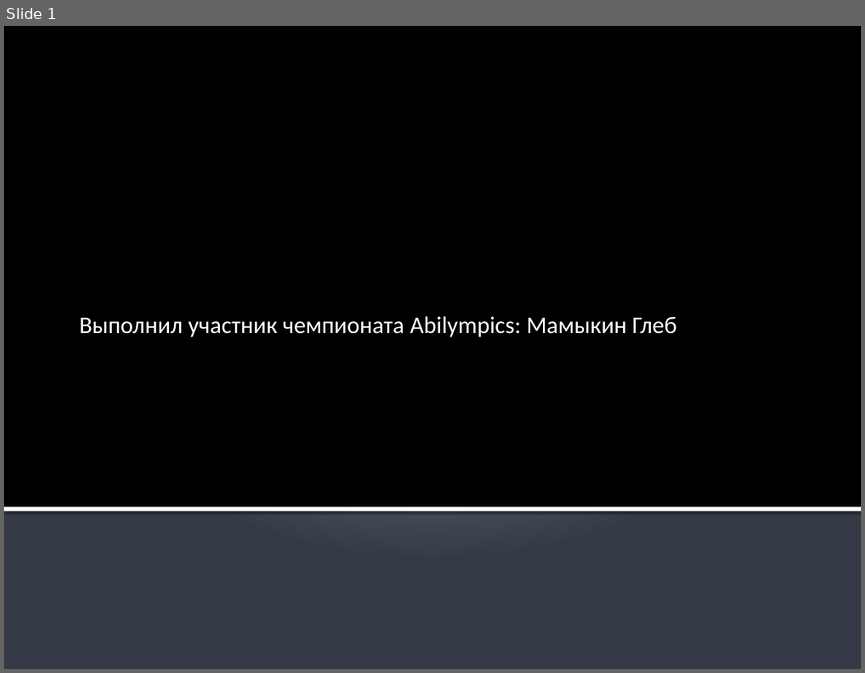
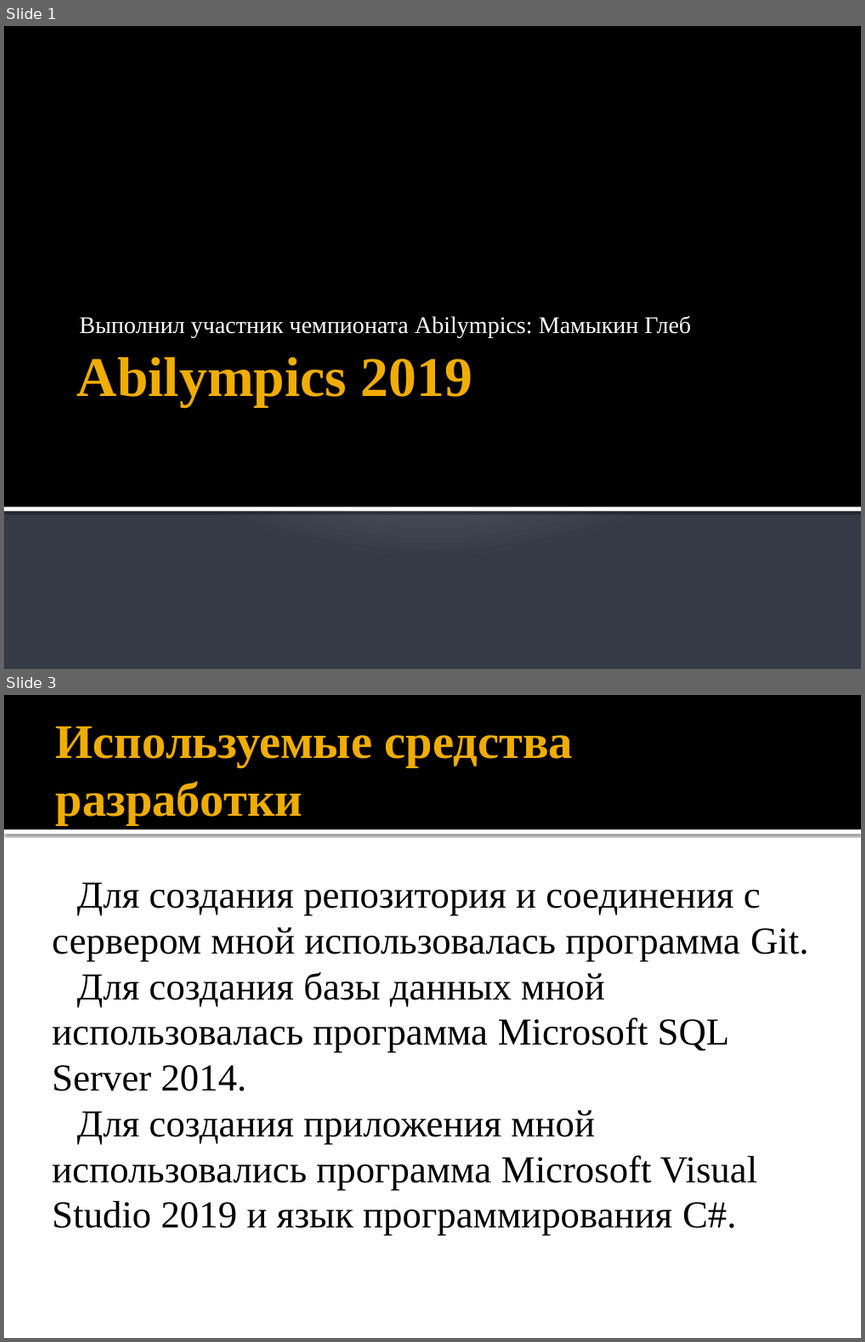
Before and after one commit to Krak12/Abilympics2, a slide deck: Abilympics2.pptx. Shown one above the other, each under a label of ours: slide 1 before the commit, slides 1 and 3 after it; the slides between them are not shown. The pictures are 865x673 and 865x1342 pixels, drawn with LibreOffice and Linux fonts; fonts in the diff are those of the drawing. Boxes give left, top, right and bottom in pixels: in the first picture for what was removed or moved away, otherwise in the second. Text is boxed around its words. In the diff, an @@ line names an element or a change of style, - is before the commit and + after.

```diff
--- a/Abilympics2.pptx
+++ b/Abilympics2.pptx
@@ slide 3 added at box(4, 695, 861, 1338), background #FFFFFF @@
@@ rectangle added at box(4, 695, 861, 829), fill #000000 @@
@@ title added at box(55, 726, 573, 825), 40.5 pt, text #F0AD00, bold @@
+Используемые средства разработки
@@ rectangle added at box(4, 829, 861, 834), fill #FFFFFF @@
@@ text added at box(52, 882, 808, 1236), 32 pt, text #000000 @@
+Для создания репозитория и соединения с сервером мной использовалась программа Git.
+Для создания базы данных мной использовалась программа Microsoft SQL Server 2014.
+Для создания приложения мной использовались программа Microsoft Visual Studio 2019 и язык программирования C#.
@@ slide 1 changed as well @@
@@ subtitle "Выполнил участник чемпионата Abilympics: Мамыкин ..." at box(80, 316, 691, 337): font Calibri to Times New Roman @@
@@ title added at box(77, 357, 473, 407), 47 pt, text #F0AD00, bold @@
+Abilympics 2019
```
Also in this commit, not shown: 15 other slides added, 16 slides removed, 2 other files.
